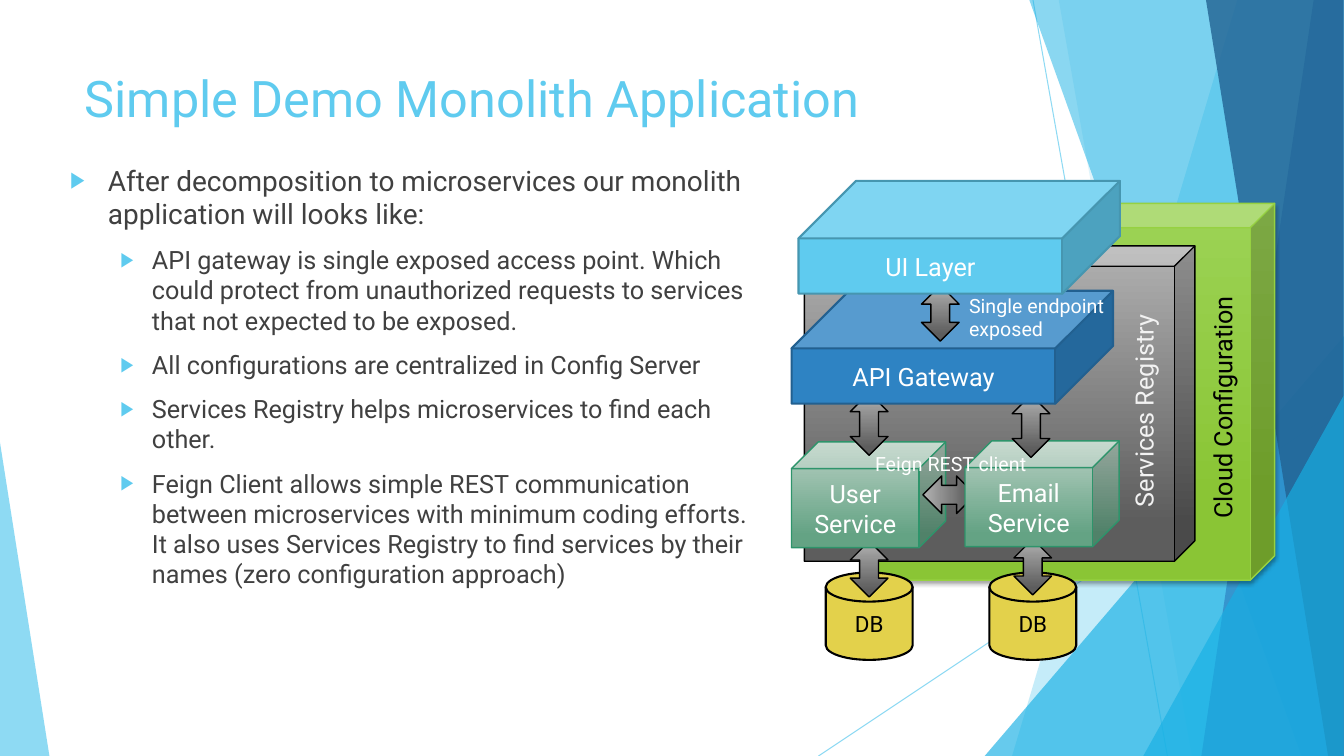
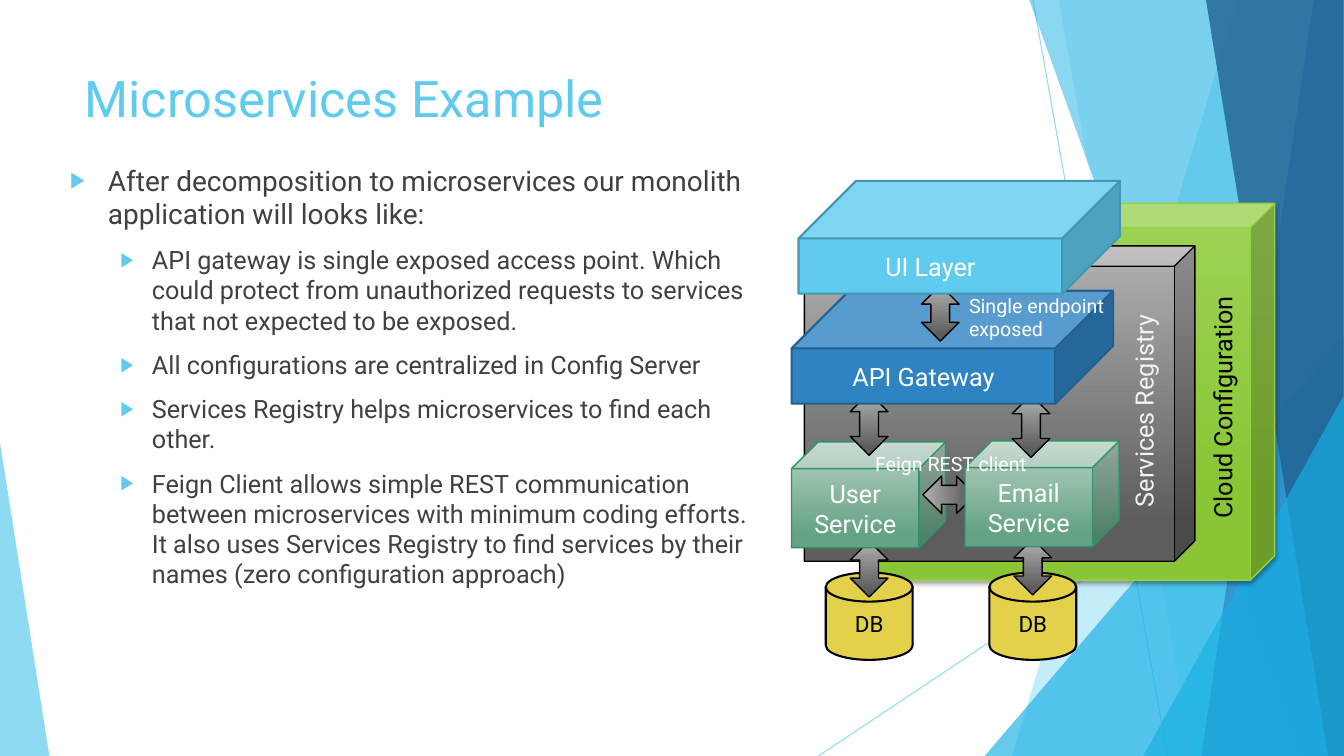
Before and after one commit to vlytsus/springboot-cloud-demo-one, a slide deck: slide 4 of docs/Introduction_To_Microservices_Part_3_microservice.pptx. Drawn at 1344x756 pixels with LibreOffice and Linux fonts; fonts in the diff are those of the drawing. Boxes give left, top, right and bottom in pixels: in the first picture for what was removed or moved away, otherwise in the second. Text is boxed around its words. In the diff, an @@ line names an element or a change of style, - is before the commit and + after.

Commit message:
Updated presentations. More microservices pros & cons

```diff
--- a/docs/Introduction_To_Microservices_Part_3_microservice.pptx
+++ b/docs/Introduction_To_Microservices_Part_3_microservice.pptx
@@ title at <box>85,79,603,127</box>: text changed @@
-Simple Demo Monolith Application
+Microservices Example
```
Also in this commit, not shown: 1 other file.
